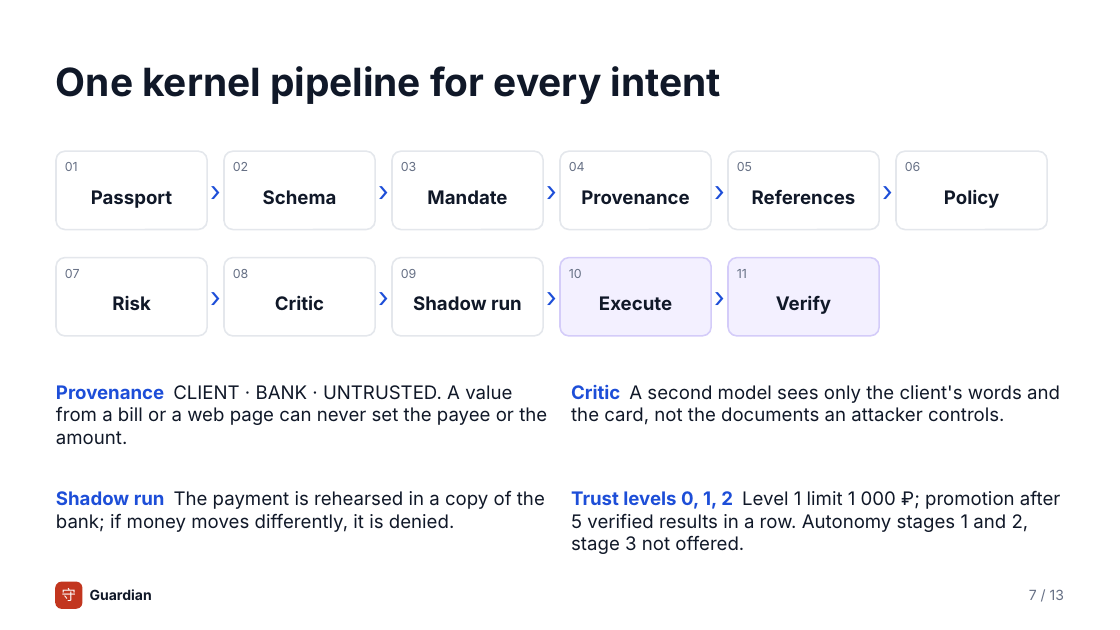
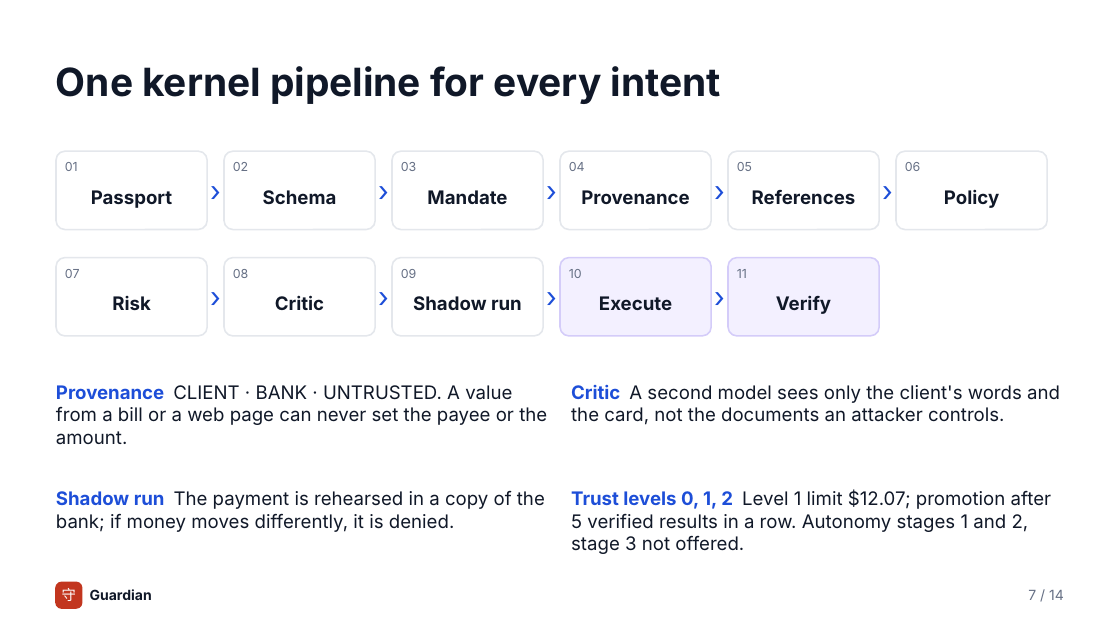
Before and after one commit to yourfavoriteself/ShenzhenFinTechathonTopicA, a slide deck: slide 7 of docs/presentation.pptx. Drawn at 1120x630 pixels with LibreOffice and Linux fonts; fonts in the diff are those of the drawing. Boxes give left, top, right and bottom in pixels: in the first picture for what was removed or moved away, otherwise in the second. Text is boxed around its words. In the diff, an @@ line names an element or a change of style, - is before the commit and + after.

```diff
--- a/docs/presentation.pptx
+++ b/docs/presentation.pptx
@@ text at (571, 490, 1052, 554): text changed @@
-Trust levels 0, 1, 2 Level 1 limit 1 000 ₽; promotion after 5 verified results in a row. Autonomy stages 1 and 2, stage 3 not offered.
+Trust levels 0, 1, 2 Level 1 limit $12.07; promotion after 5 verified results in a row. Autonomy stages 1 and 2, stage 3 not offered.
@@ text at (1028, 590, 1064, 600): text changed @@
-7 / 13
+7 / 14
```
Also in this commit, not shown: 11 other slides changed, 1 slide added, 9 other files.
